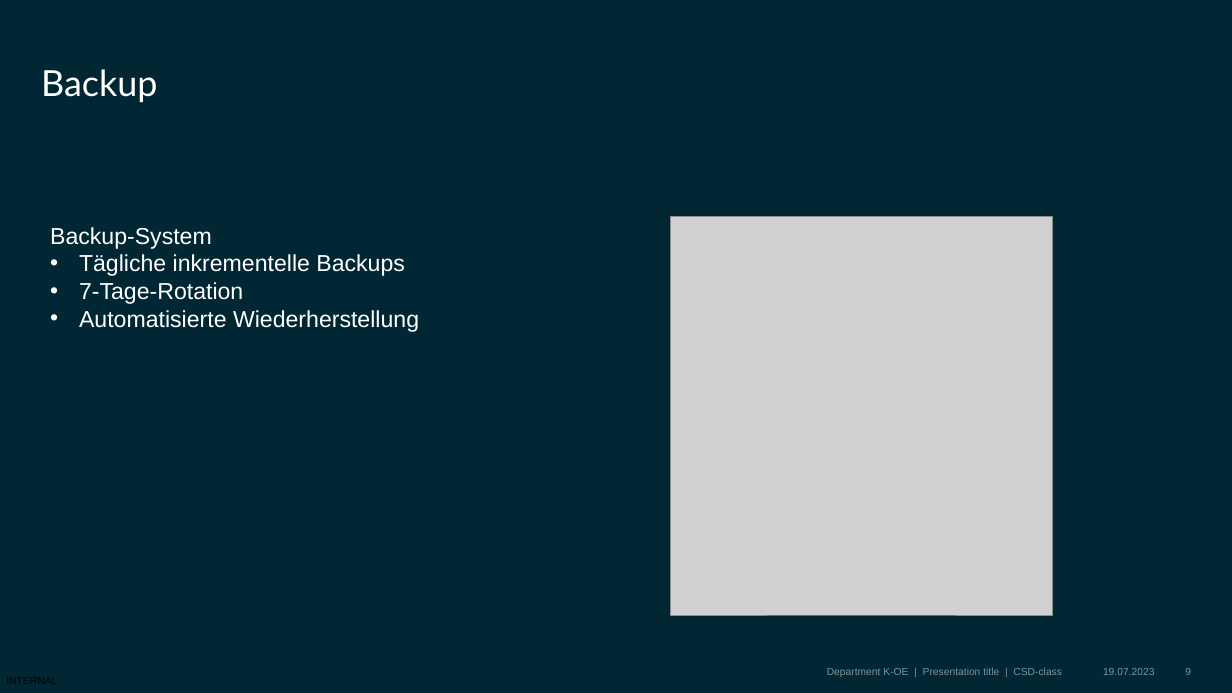
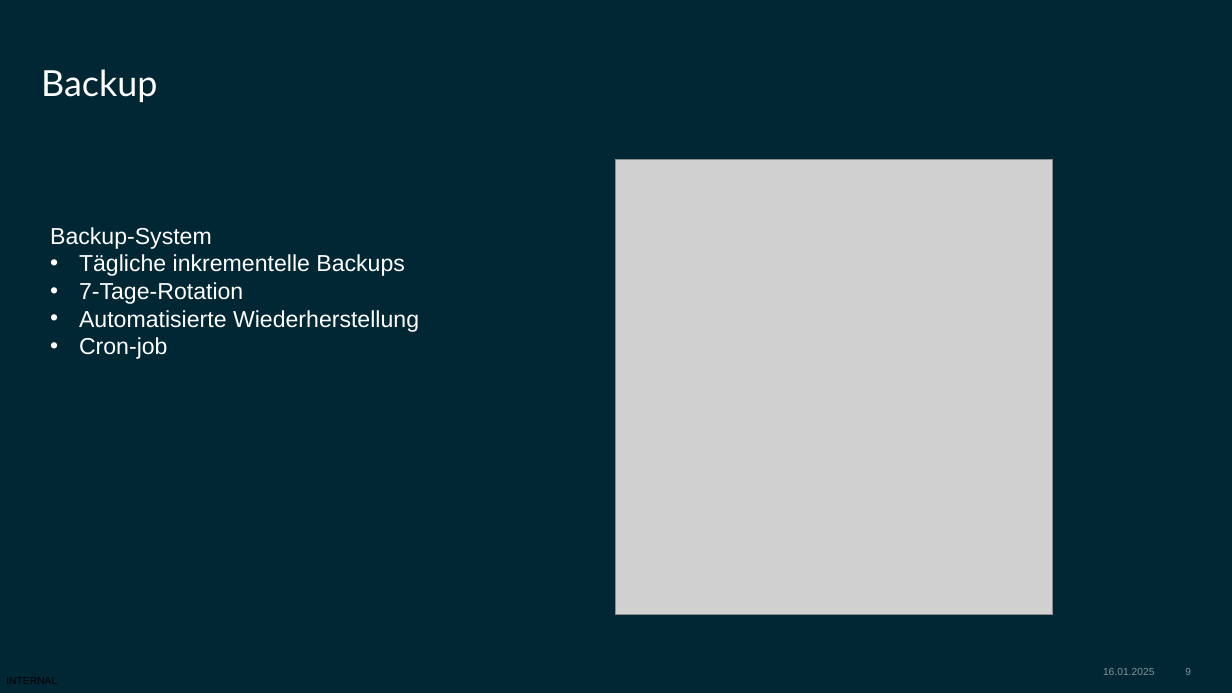
Before and after one commit to BBS2EMDBSEF/Gruppe-C, a slide deck: slide 9 of Dokumentation/Projekt_Präsentation.pptx. Drawn at 1232x693 pixels with LibreOffice and Linux fonts; fonts in the diff are those of the drawing; grey boxes stand for pictures; background and template pictures are left out. Boxes give left, top, right and bottom in pixels: in the first picture for what was removed or moved away, otherwise in the second. Text is boxed around its words. In the diff, an @@ line names an element or a change of style, - is before the commit and + after.

```diff
--- a/Dokumentation/Projekt_Präsentation.pptx
+++ b/Dokumentation/Projekt_Präsentation.pptx
@@ picture resized from (x1=670, y1=216, x2=1053, y2=615) to (x1=616, y1=160, x2=1054, y2=616) @@
@@ text at (x1=79, y1=337, x2=168, y2=359): paragraph added @@
+• Cron-job
@@ text removed at (x1=827, y1=668, x2=1062, y2=677) @@
-Department K-OE | Presentation title | CSD-class
@@ text at (x1=1103, y1=668, x2=1154, y2=675): text changed @@
-19.07.2023
+16.01.2025
```
Also in this commit, not shown: 9 other slides changed, 3 slides added, 2 slides removed, 2 other files.
